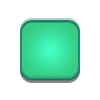
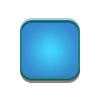
Layered file, before and after one edit (100px x 100px). Changes by layer:
painted on "Rectangle 1 copy" over (20, 18, 80, 78)
painted on "Rectangle 1" over (20, 20, 80, 80)
